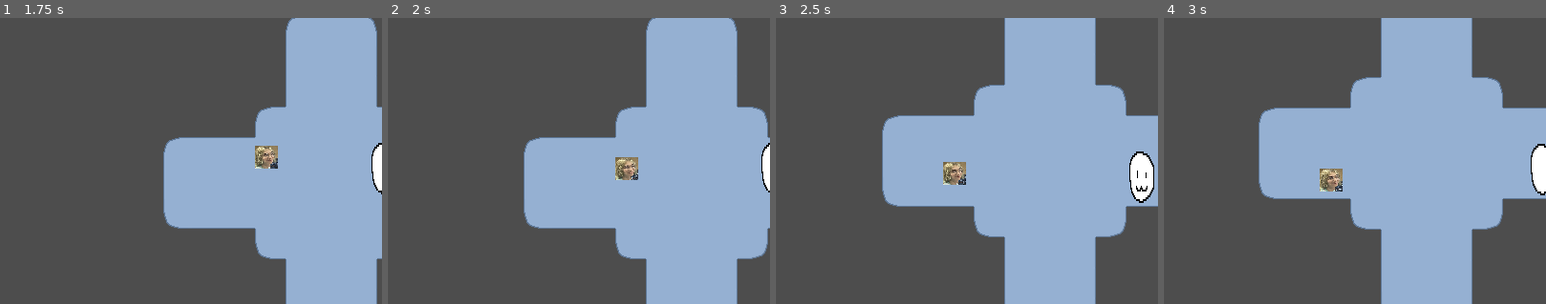
Above: before the commit, frames 1-4 (left to right).
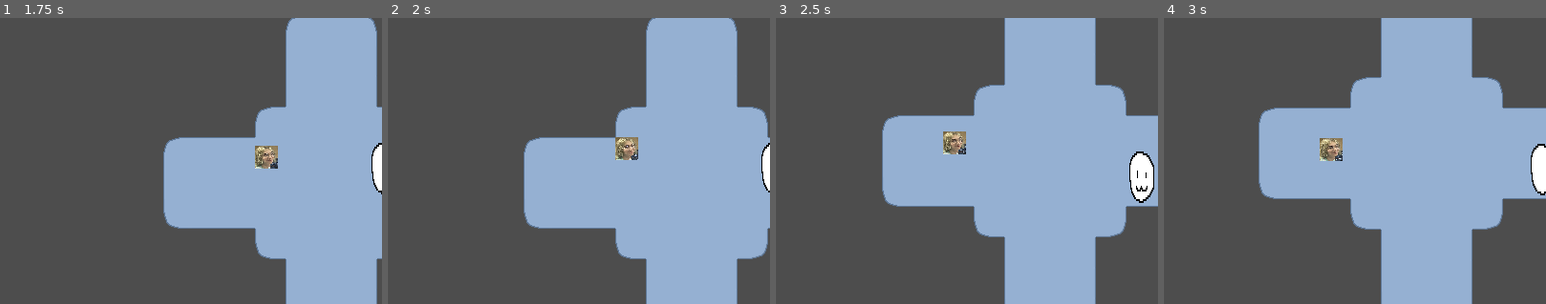
Above: after the commit, the same moments.

Repository: RubeculaBee/dream-catcher
Game: Godot game, scene res://Scenes/game.tscn
Two runs of this game, one before a commit and one after it. Both use one fixed random seed, a clock stepped at 60 frames per second and the inputs below.
Inputs (mouse positions are % of the whole screen's width and height, from its top left):
- Up to frame 1 (1.75 s): click "Start Game" at 0.5 s; tap Enter at 1.25 s; move the mouse to (72, 45) at 1.27 s; hold Right (right) from 1.28 s (still down); click (72, 45) at 1.35 s
- Up to frame 2 (2 s): keep holding Right (right)
- Up to frame 3 (2.5 s): move the mouse to (30, 55) at 2.02 s; release Right (right) at 2.03 s; hold Down (down) from 2.03 s (still down); click (30, 55) at 2.1 s
- Up to frame 4 (3 s): move the mouse to (60, 28) at 2.77 s; release Down (down) at 2.78 s; hold Right (right) from 2.78 s (still down); click (60, 28) at 2.85 s
The pictures show only the part of the screen within x 4-54%, y 24-74%; the shares and areas given below are measured in that part.

Frame 1 is identical in both runs. In frame 2, 0.9% of the frame differs, in the area x 59-66%, y 41-57%; in frame 3, 1.0%; in frame 4, 1.0%, in the area x 40-47%, y 42-61%.

Commit message:
locking enemy movement to specific tiles

Diff:
--- a/Scripts/Enemy.gd
+++ b/Scripts/Enemy.gd
@@ -6,8 +6,13 @@
 
 var move_direction: Vector2i = Vector2i.ZERO
 var alias: String
+var spawn: Vector2i
+var last_tile: Vector2i
 
 signal tried_move(tile: Vector2i) # Emitted when the enemy tries to take a step, with the location of the tile they tried to move to # This runs every time the Enemy successfully moves
+
+func _ready() -> void:
+	spawn = self.global_position
 
 func on_player_moved():
 	randomize()
@@ -24,11 +29,14 @@
 	# Move one tile at a time (with walkability check)
 	for i in range(steps):
 		var next_tile: Vector2i = Vector2i(self.global_position) / TILE_SIZE + move_direction
+		if next_tile.x - spawn.x/TILE_SIZE > 3 || next_tile.y - spawn.y/TILE_SIZE > 3 || next_tile == last_tile:
+			break
 		tried_move.emit(next_tile,self)
 
 func _on_move_response(valid_move: Vector2i) -> void:
 	var next_tile: Vector2i = Vector2i(self.global_position) / TILE_SIZE + move_direction
 	if valid_move == next_tile:
+		last_tile = self.global_position/TILE_SIZE
 		tween_move()
 
 func tween_move() -> void:
